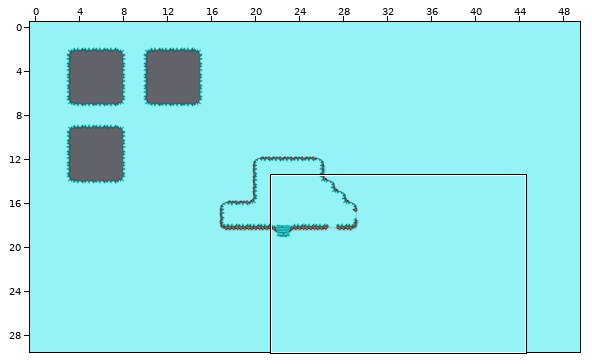
Tiled map -- GameSample_Contest/resources/Tiled_Project/test_map.tmx. Above, an overview of the earlier version with the close-up marked.
Close-up. As it was:
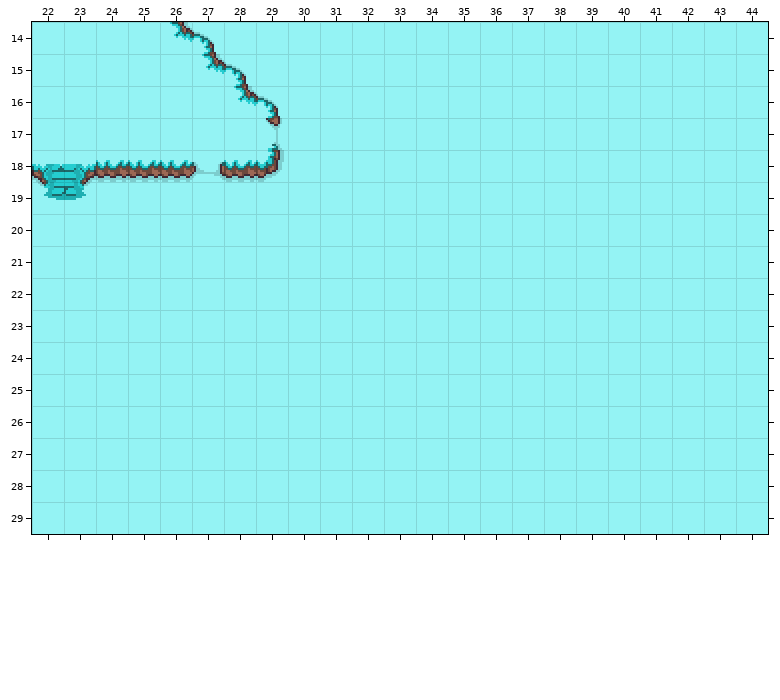
Cells are 64x64 px. Shown: x 22..44, y 14..29. The commit also changed other parts of the map, which this record leaves out.
Now the later version:
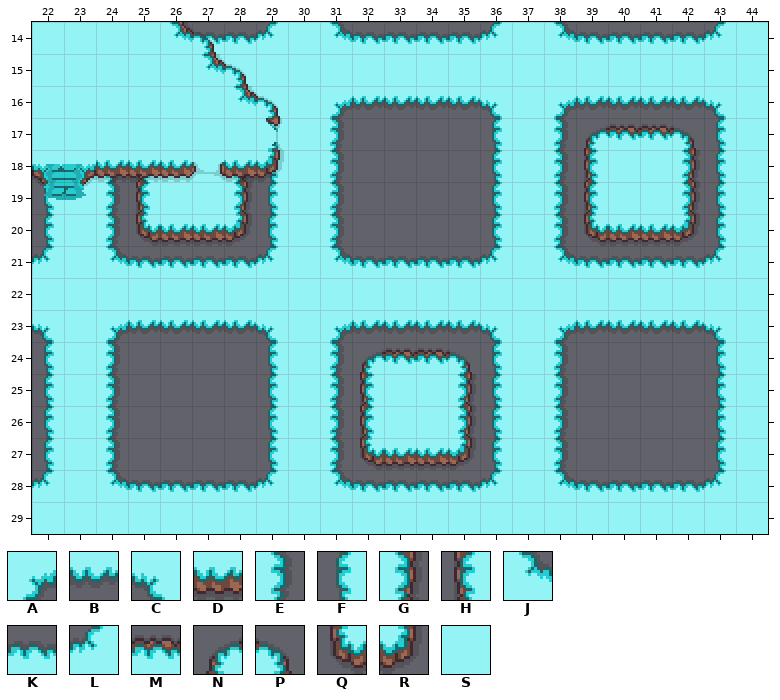
Key: from "Christmass_Grass": A 0, B 1, C 2, D 4, E 8, F 10, G 11, H 13, J 16, K 17, L 18, M 20, N 27, P 28, Q 35, R 36, S 37.
_ is an empty cell.
Tiles replaced or removed in this view: S.
Diff:
Changed rows in their new state; . is an unchanged cell.
Layer "mg":
first column x 22:
14 ....KKKL.JKKKKL.JKKKKL
16 .........ABBBBC.ABBBBC
17 .......F.E____F.ENMMPF
18 F.EH..GF.E____F.EH..GF
19 F.EH..GF.E____F.EH..GF
20 F.EQDDRF.E____F.EQDDRF
21 L.JKKKKL.JKKKKL.JKKKKL
23 C.ABBBBC.ABBBBC.ABBBBC
24 F.E____F.ENMMPF.E____F
25 F.E____F.EH..GF.E____F
26 F.E____F.EH..GF.E____F
27 F.E____F.EQDDRF.E____F
28 L.JKKKKL.JKKKKL.JKKKKL
